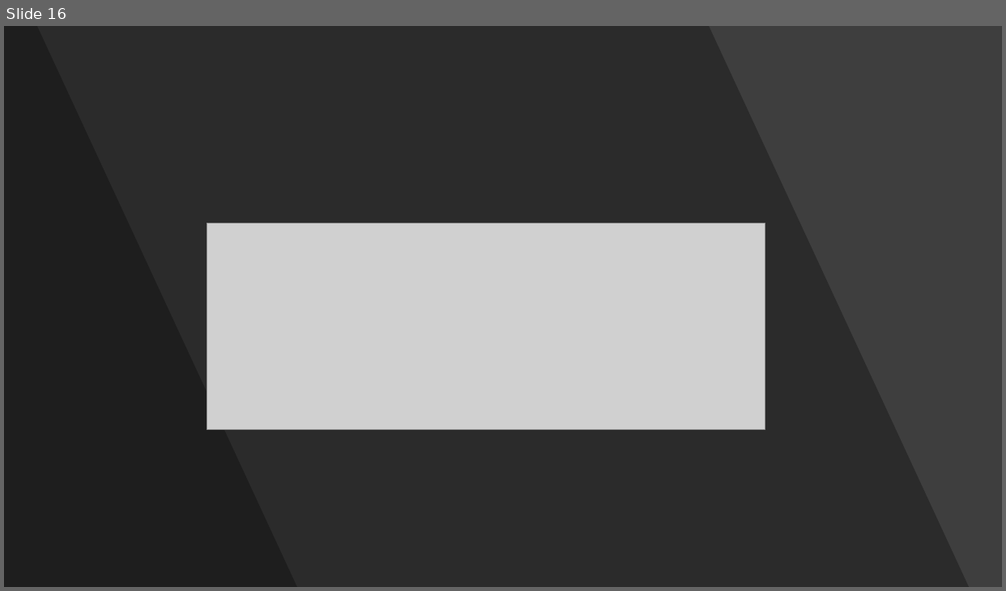
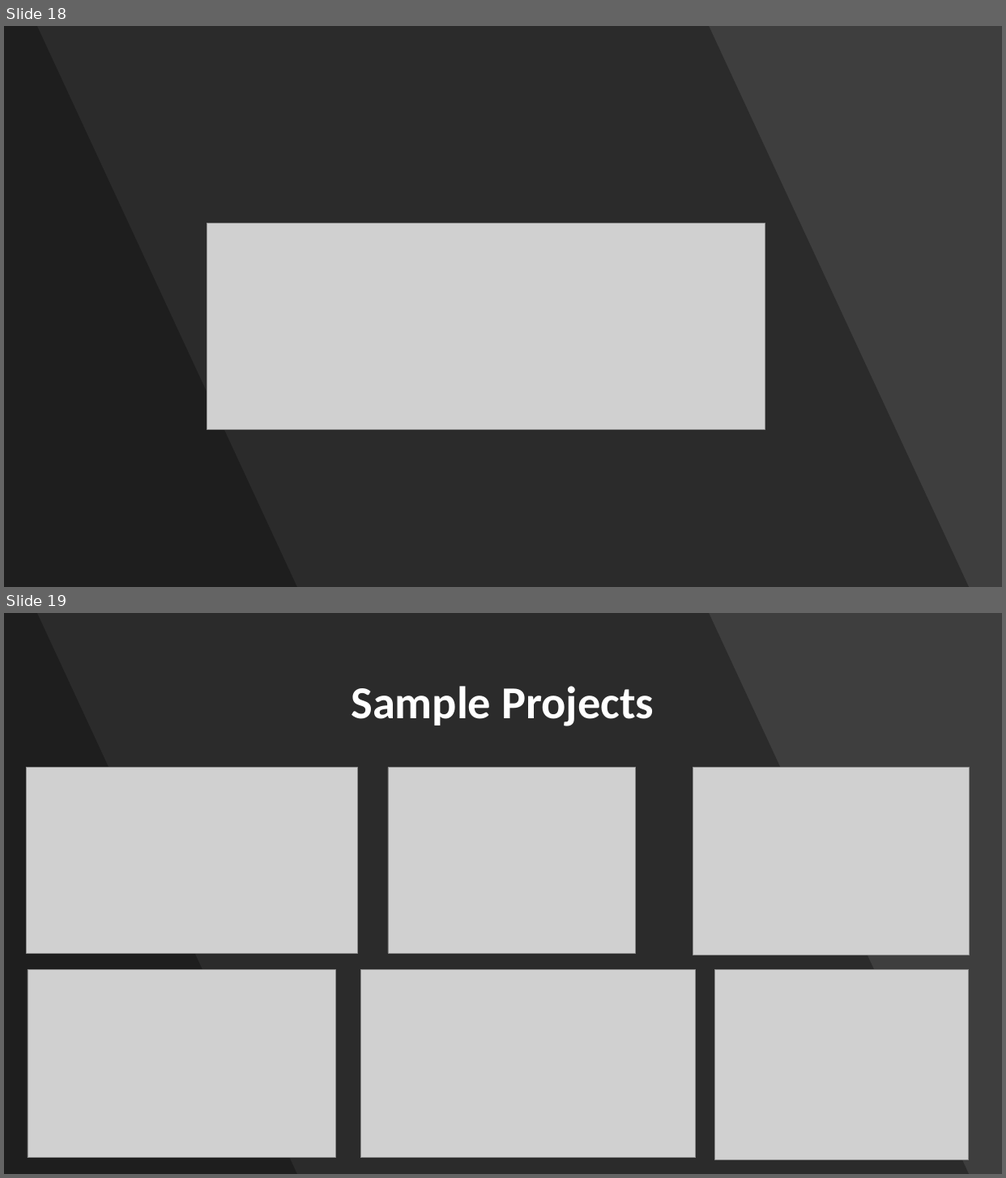
Before and after one commit to nico7/IoT-St-Pete, a slide deck: Meeting #1 Intro to Arduino/stpeteiot - meeting #1.pptx. Shown one above the other, each under a label of ours: slide 16 before the commit, slides 18 and 19 after it. The pictures are 1006x591 and 1006x1178 pixels, drawn with LibreOffice and Linux fonts; fonts in the diff are those of the drawing; grey boxes stand for pictures. Boxes give left, top, right and bottom in pixels: in the first picture for what was removed or moved away, otherwise in the second. Text is boxed around its words. In the diff, an @@ line names an element or a change of style, - is before the commit and + after.

```diff
--- a/Meeting #1 Intro to Arduino/stpeteiot - meeting #1.pptx
+++ b/Meeting #1 Intro to Arduino/stpeteiot - meeting #1.pptx
@@ slide 19 added at bbox=[4, 613, 1002, 1174], background #454545 @@
@@ rectangle added at bbox=[4, 613, 1002, 1174], fill #000000 at 9% opacity @@
@@ freeform shape added at bbox=[4, 613, 969, 1174], fill #000000 at 30% opacity @@
@@ freeform shape added at bbox=[4, 613, 297, 1174], fill #000000 at 30% opacity @@
@@ title added at bbox=[351, 686, 654, 726], 44 pt, text #FFFFFF, bold @@
+Sample Projects
@@ picture added at bbox=[27, 767, 357, 953] @@
@@ picture added at bbox=[388, 767, 636, 953] @@
@@ picture added at bbox=[692, 767, 969, 955] @@
@@ picture added at bbox=[27, 970, 335, 1159] @@
@@ picture added at bbox=[360, 970, 695, 1159] @@
@@ picture added at bbox=[715, 970, 969, 1161] @@
@@ what was slide 16 is now slide 18 @@
```
Also in this commit, not shown: 1 slide changed, 2 other slides added.
